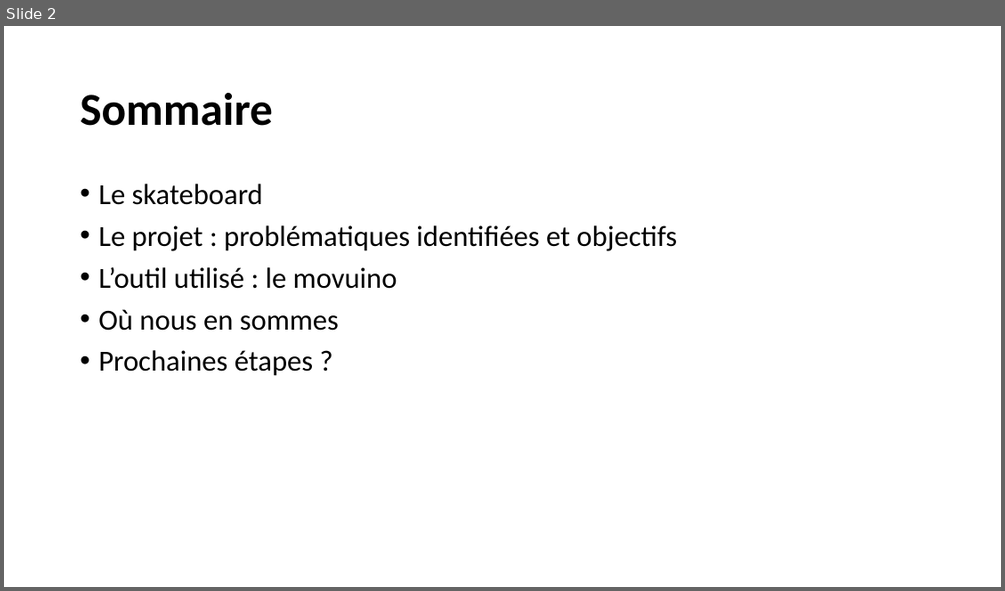
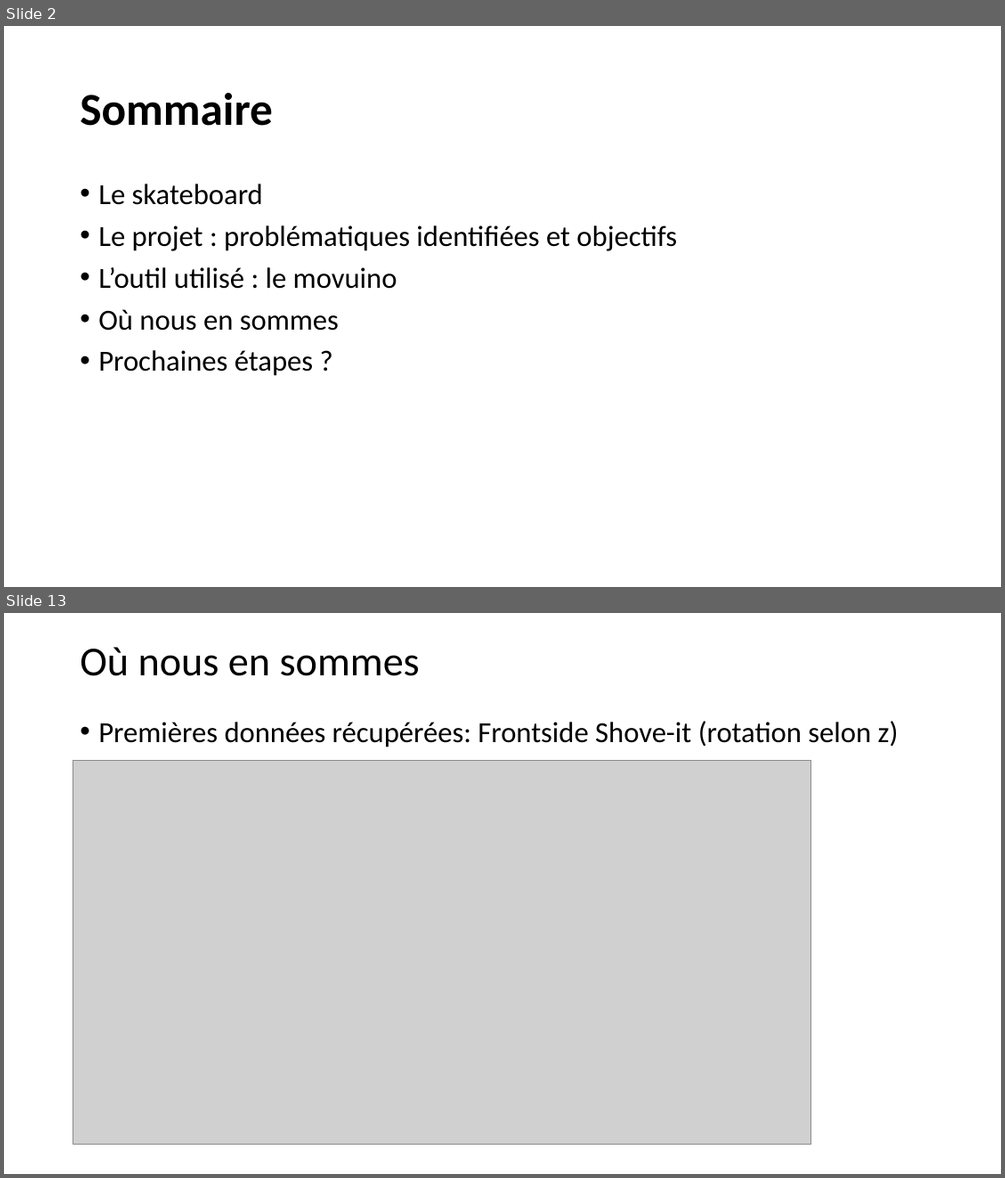
Before and after one commit to libcraps/SkateboardXXX3000, a slide deck: 00 - Documentation/presentation_eric/presentation_lancement_projet.pptx. Shown one above the other, each under a label of ours: slide 2 before the commit, slides 2 and 13 after it; the slides between them are not shown. The pictures are 1005x591 and 1005x1178 pixels, drawn with LibreOffice and Linux fonts; fonts in the diff are those of the drawing; grey boxes stand for pictures. Boxes give left, top, right and bottom in pixels: in the first picture for what was removed or moved away, otherwise in the second. Text is boxed around its words. In the diff, an @@ line names an element or a change of style, - is before the commit and + after.

```diff
--- a/00 - Documentation/presentation_eric/presentation_lancement_projet.pptx
+++ b/00 - Documentation/presentation_eric/presentation_lancement_projet.pptx
@@ slide 13 added at (4, 613, 1001, 1174), background #FFFFFF @@
@@ title added at (80, 647, 420, 676), 39.6 pt, text #000000 @@
+Où nous en sommes
@@ text added at (98, 721, 898, 747), 28 pt, text #000000 @@
+• Premières données récupérées: Frontside Shove-it (rotation selon z)
@@ picture added at (73, 761, 811, 1144) @@
```
Also in this commit, not shown: 5 slides changed, 6 other slides added, 3 slides removed, 1 other file.
